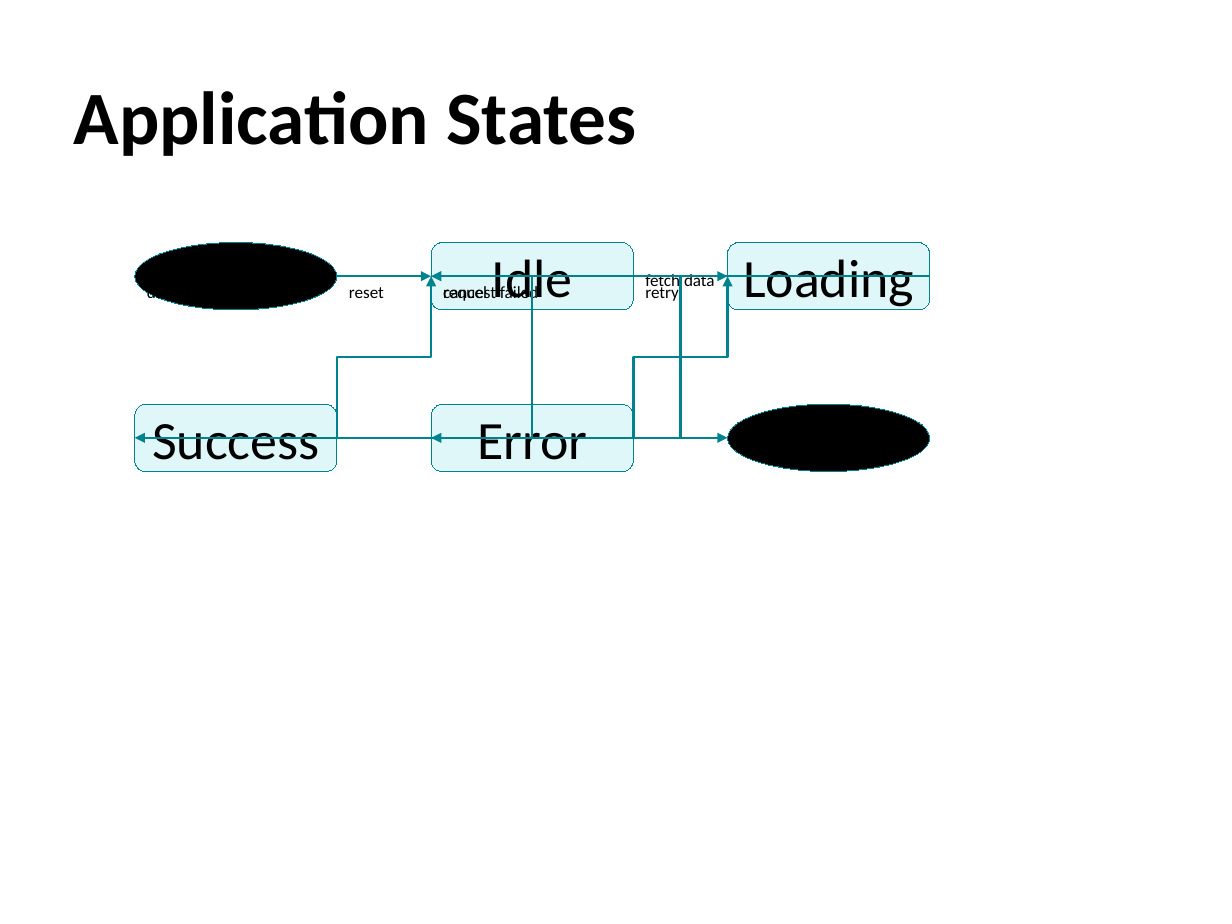
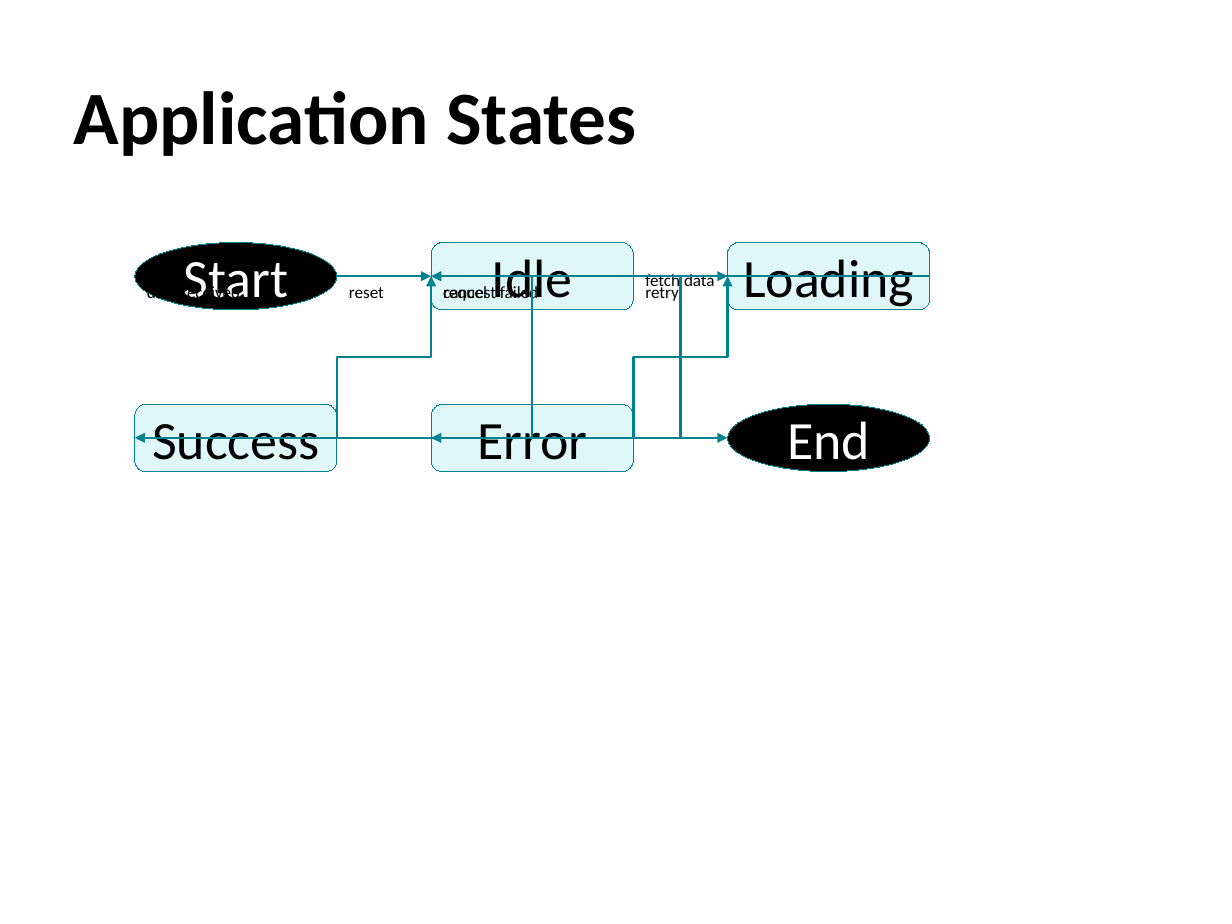
Before and after one commit to yingkitw/ppt-rs, a slide deck: slide 12 of examples/md2ppt_demo.pptx. Drawn at 1232x924 pixels with LibreOffice and Linux fonts; fonts in the diff are those of the drawing. Boxes give left, top, right and bottom in pixels: in the first picture for what was removed or moved away, otherwise in the second. Text is boxed around its words. In the diff, an @@ line names an element or a change of style, - is before the commit and + after.

```diff
--- a/examples/md2ppt_demo.pptx
+++ b/examples/md2ppt_demo.pptx
@@ ellipse "Start" at box(134, 243, 336, 310): text colour #000000 to #FFFFFF @@
@@ ellipse "End" at box(728, 404, 930, 472): text colour #000000 to #FFFFFF @@
```
Also in this commit, not shown: 4 other slides changed, 9 other files.
